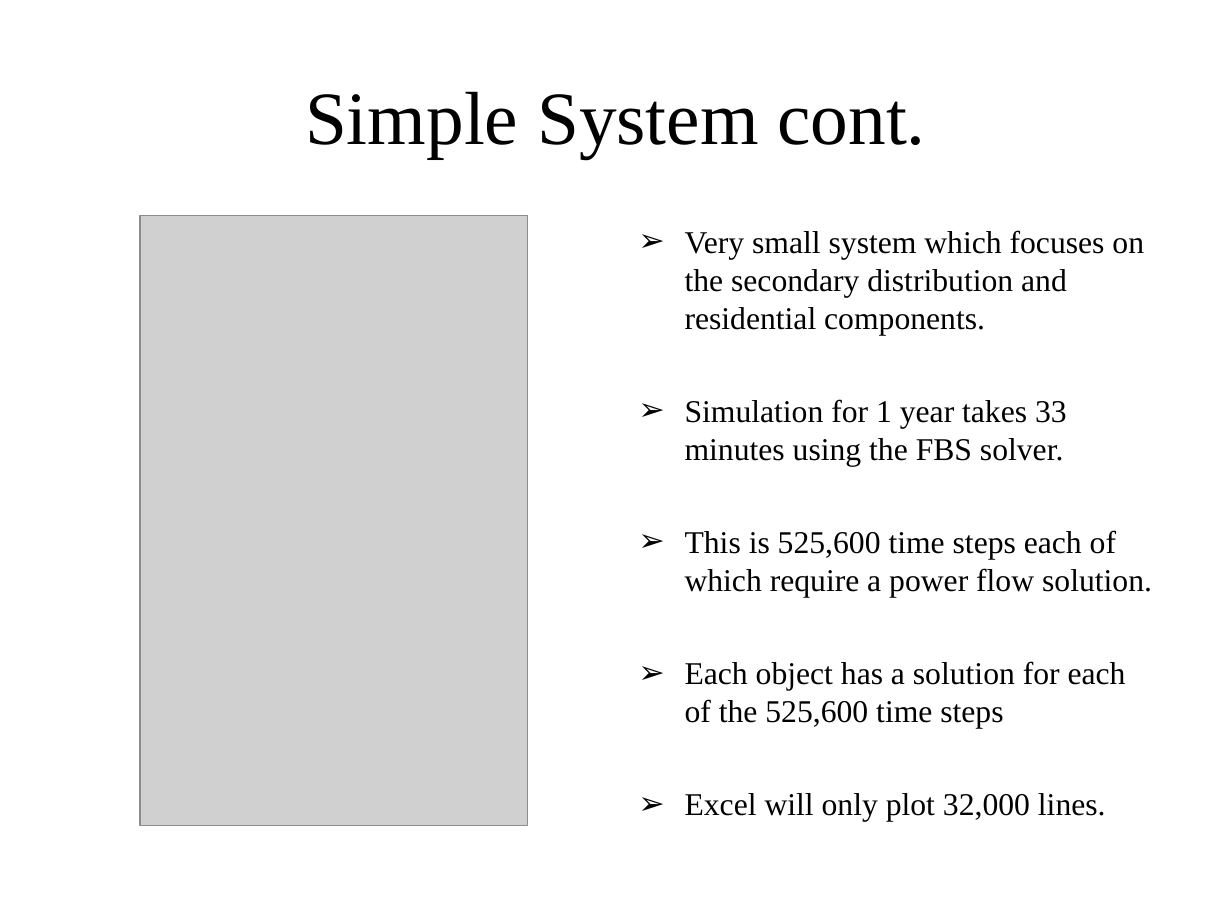
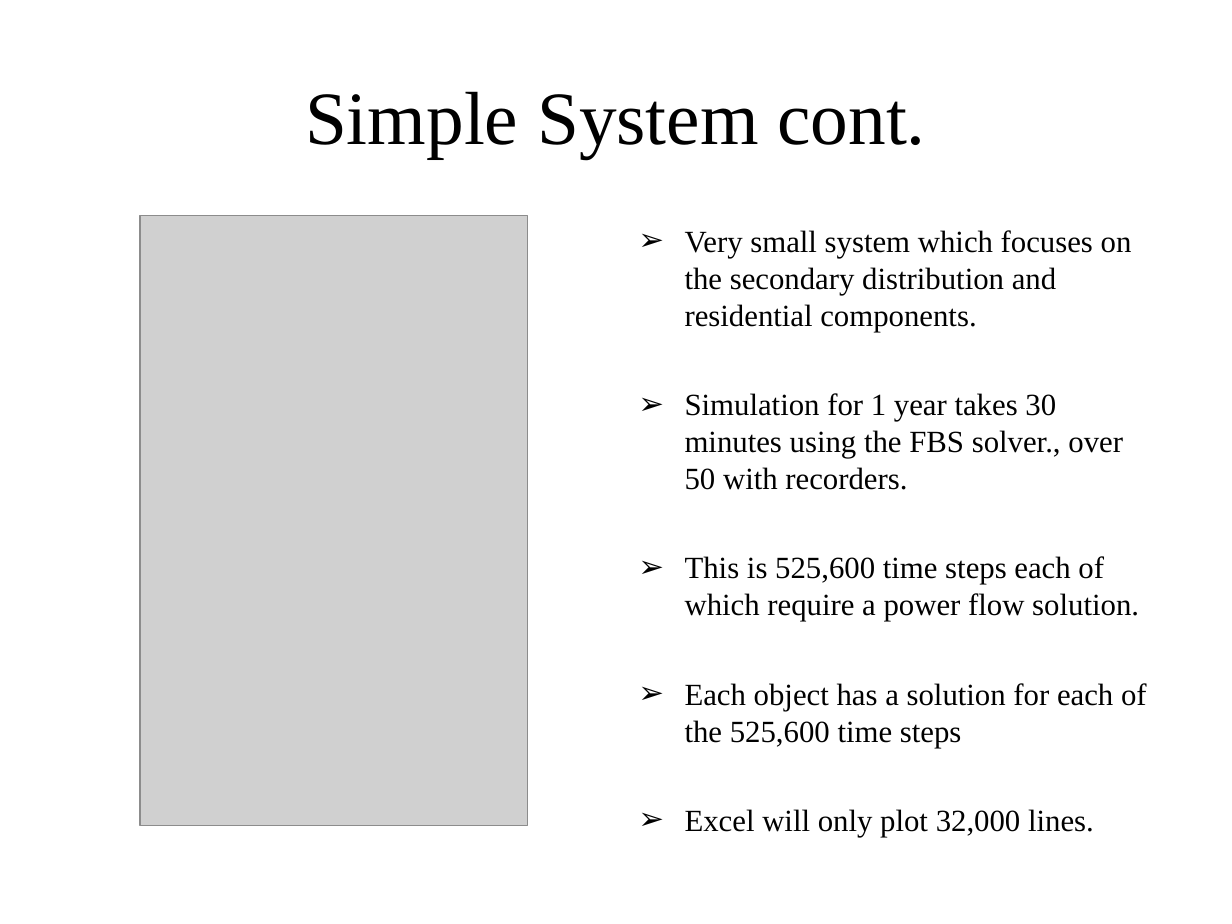
Before and after one commit to gridlab-d/course, a slide deck: slide 10 of Distribution Analysis Course/1.0 - Anual Analysis.ppt. Drawn at 1232x924 pixels with LibreOffice and Linux fonts; fonts in the diff are those of the drawing; grey boxes stand for pictures. Boxes give left, top, right and bottom in pixels: in the first picture for what was removed or moved away, otherwise in the second. Text is boxed around its words. In the diff, an @@ line names an element or a change of style, - is before the commit and + after.

```diff
--- a/Distribution Analysis Course/1.0 - Anual Analysis.ppt
+++ b/Distribution Analysis Course/1.0 - Anual Analysis.ppt
@@ text at bbox=[685, 230, 1147, 837]: size 18.5 to 18 pt in "Very small system which focuses on the ...", "This is 525,600 time steps each of ...", "Each object has a solution for each ...", "Excel will only plot 32,000 lines." @@
@@ text at bbox=[685, 393, 1123, 490]: text changed; size 18.5 to 18 pt @@
-➢ Simulation for 1 year takes 33 minutes using the FBS solver.
+➢ Simulation for 1 year takes 30 minutes using the FBS solver., over 50 with recorders.
```
Also in this commit, not shown: 1 slide added.
